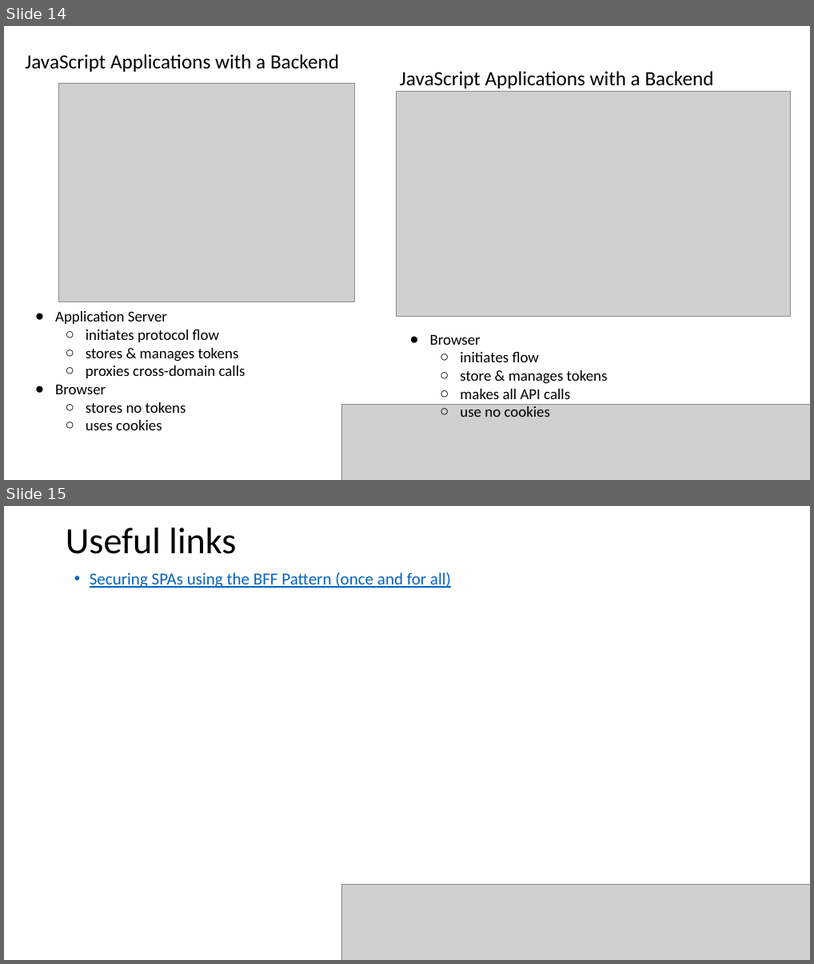
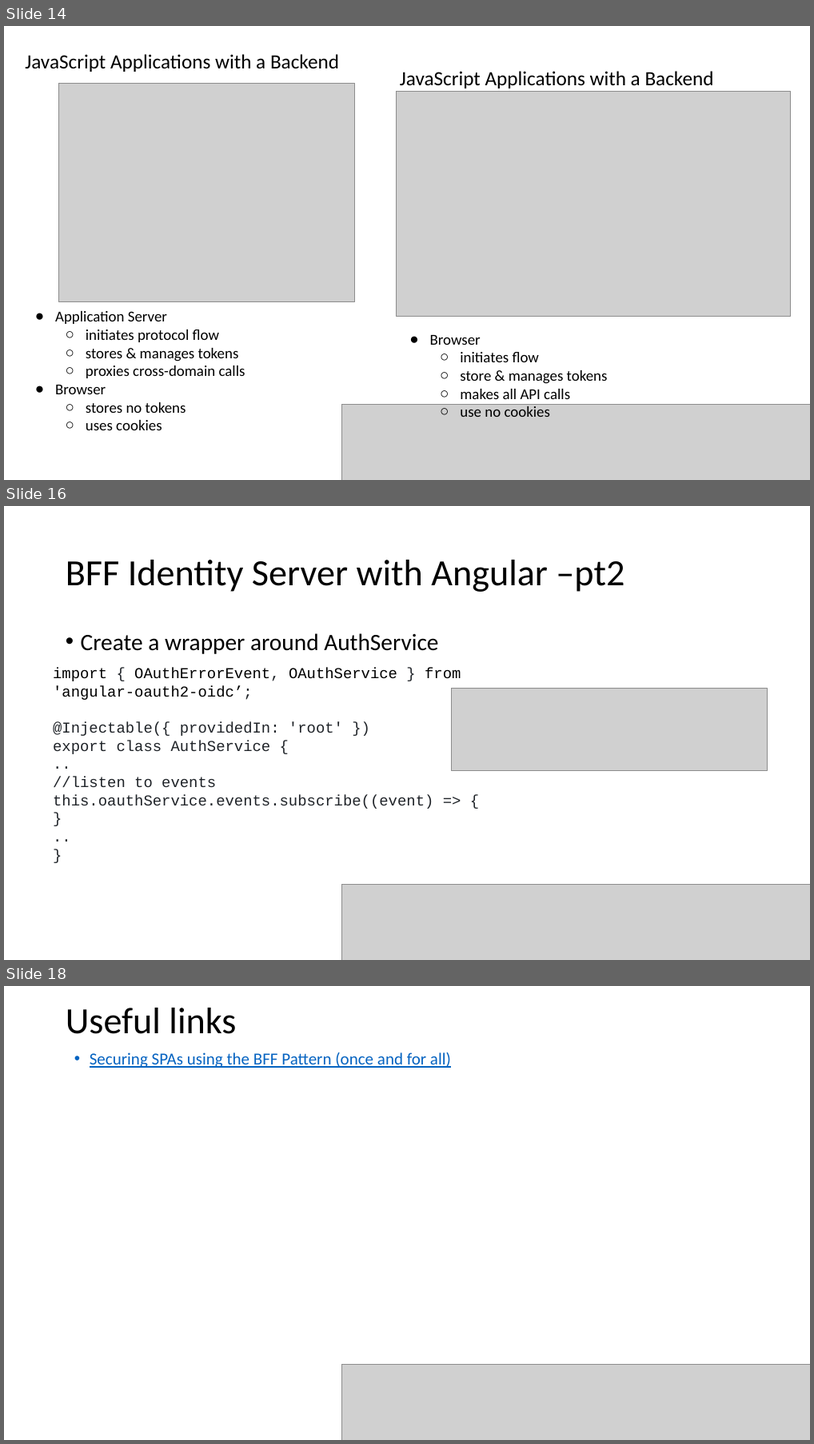
Before and after one commit to ThessalonikiNet-MeetUp/Presentations, a slide deck: MeetUP 31-03-2023 BFF and Security/How BFF pattern can be used to improve security in SPAs - 31-03-2023.pptx. Shown one above the other, each under a label of ours: slides 14 and 15 before the commit, slides 14, 16 and 18 after it; the slides between them are not shown. The pictures are 814x964 and 814x1444 pixels, drawn with LibreOffice and Linux fonts; fonts in the diff are those of the drawing; grey boxes stand for pictures. Boxes give left, top, right and bottom in pixels: in the first picture for what was removed or moved away, otherwise in the second. Text is boxed around its words. In the diff, an @@ line names an element or a change of style, - is before the commit and + after.

Commit message:
Added Angular Client Samples
Added 3 slides with an angular walkthrought

```diff
--- a/MeetUP 31-03-2023 BFF and Security/How BFF pattern can be used to improve security in SPAs - 31-03-2023.pptx
+++ b/MeetUP 31-03-2023 BFF and Security/How BFF pattern can be used to improve security in SPAs - 31-03-2023.pptx
@@ slide 16 added at <box>4,506,810,960</box>, background #FFFFFF @@
@@ title added at <box>66,560,625,592</box>, 44 pt, text #000000 @@
+BFF Identity Server with Angular –pt2
@@ text added at <box>81,633,438,654</box>, 28 pt, text #000000 @@
+• Create a wrapper around AuthService
@@ text added at <box>53,668,461,808</box>, 18 pt, text #1F2328 @@
+import { OAuthErrorEvent, OAuthService } from 'angular-oauth2-oidc’;
+@Injectable({ providedIn: 'root' })
+export class AuthService {
+..
+//listen to events
+this.oauthService.events.subscribe((event) => {
+}
+..
+}
@@ picture added at <box>452,688,767,770</box> @@
@@ picture added at <box>342,884,810,960</box> @@
@@ what was slide 15 is now slide 18 @@
```
Also in this commit, not shown: 2 other slides added.
